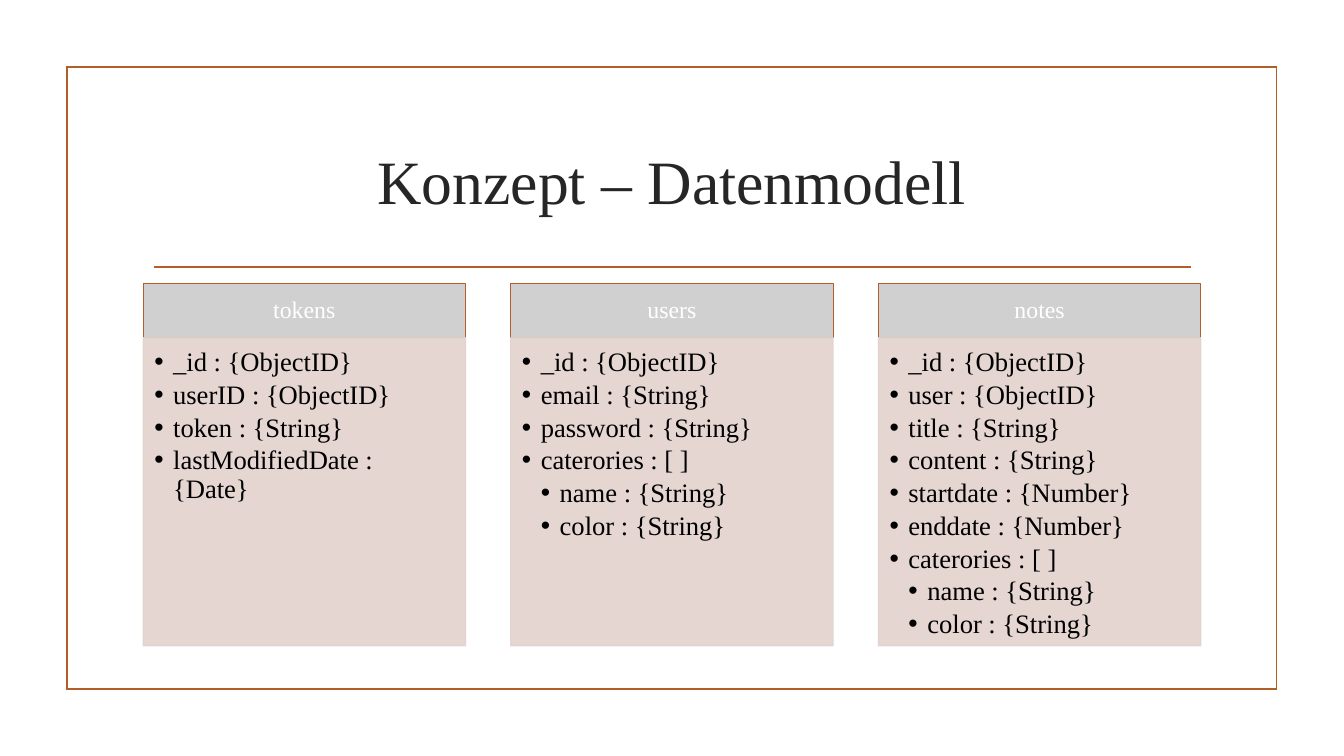
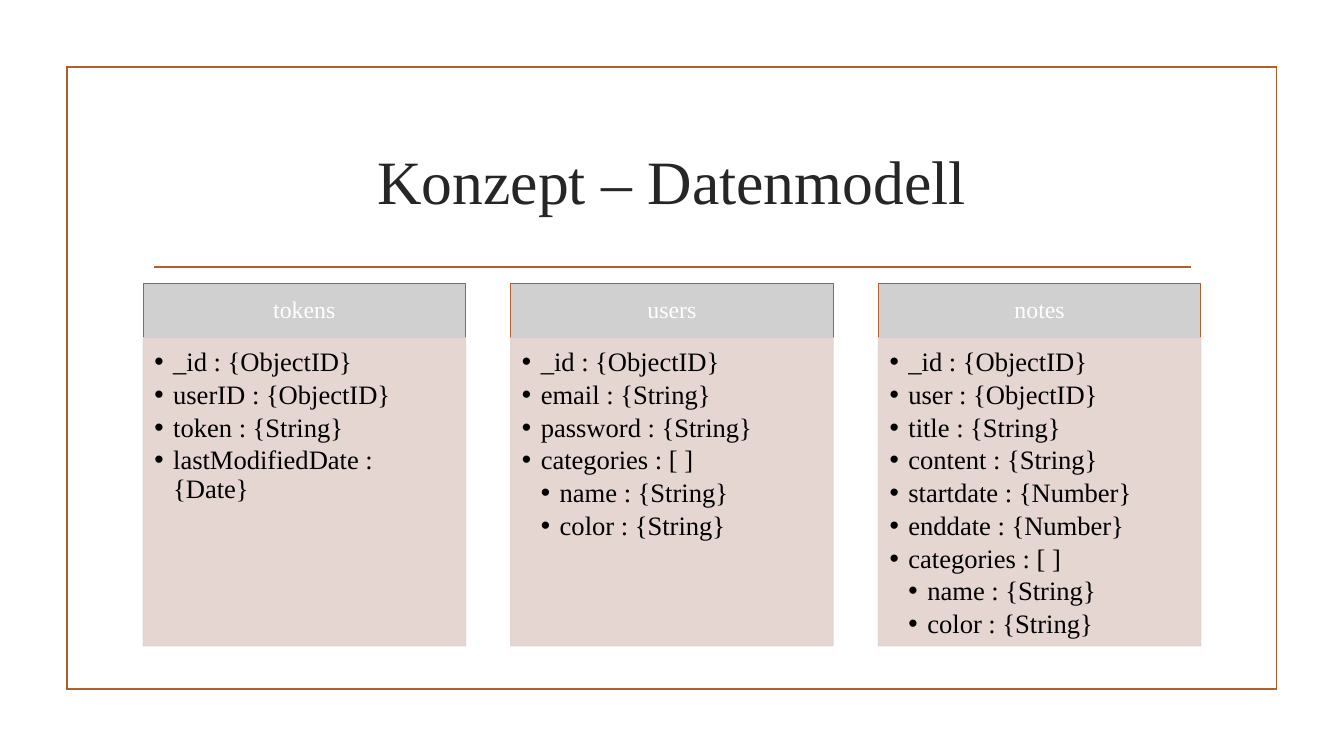
Before and after one commit to dertieran/MEAN-Notes, a slide deck: slide 7 of doc/Präsentation/MEAN Notes.pptx. Drawn at 1344x756 pixels with LibreOffice and Linux fonts; fonts in the diff are those of the drawing; grey boxes stand for pictures; background and template pictures are left out. Boxes give left, top, right and bottom in pixels: in the first picture for what was removed or moved away, otherwise in the second. Text is boxed around its words. In the diff, an @@ line names an element or a change of style, - is before the commit and + after.

```diff
--- a/doc/Präsentation/MEAN Notes.pptx
+++ b/doc/Präsentation/MEAN Notes.pptx
@@ text at [541,451,649,475]: text changed @@
-  •• caterories : [ ]
+  •• categories : [ ]
@@ text at [908,550,1016,574]: text changed @@
-  •• caterories : [ ]
+  •• categories : [ ]
```
Also in this commit, not shown: 1 other slide changed, 1 slide added, 2 other files.
